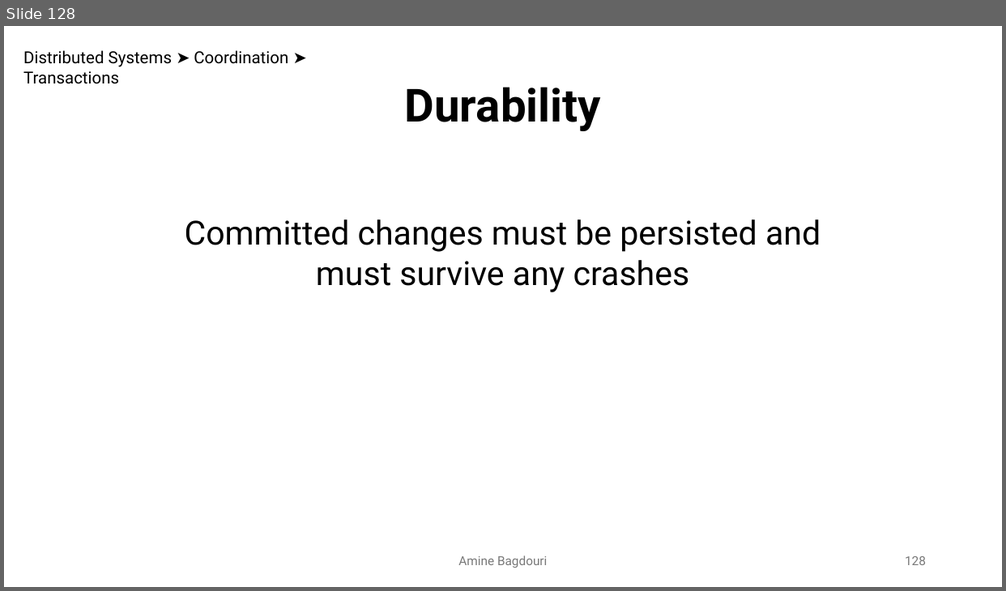
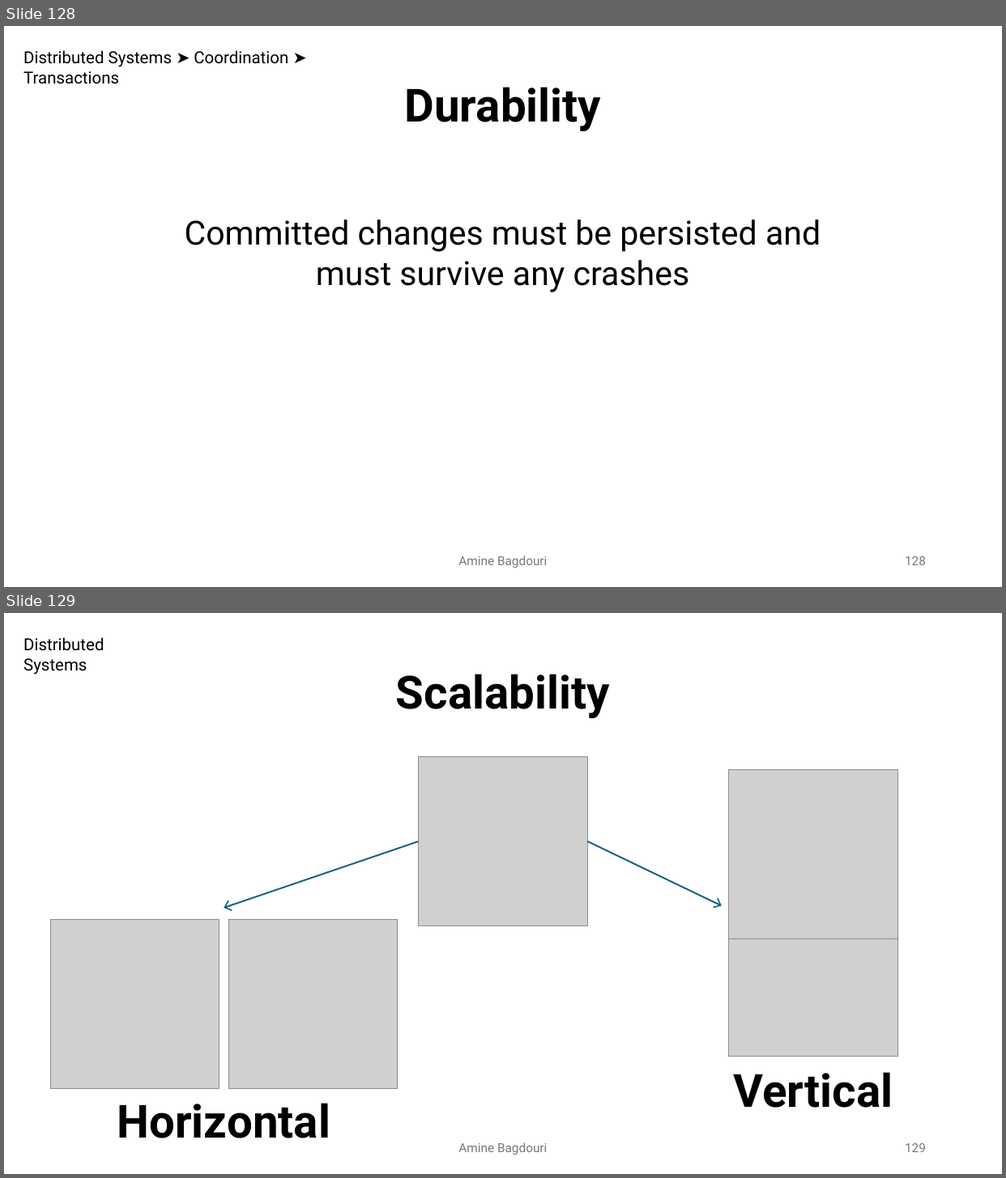
Before and after one commit to aminebag/distributed_systems, a slide deck: distributed_architectures.pptx. Shown one above the other, each under a label of ours: slide 128 before the commit, slides 128 and 129 after it. The pictures are 1006x591 and 1006x1178 pixels, drawn with LibreOffice and Linux fonts; fonts in the diff are those of the drawing; grey boxes stand for pictures. Boxes give left, top, right and bottom in pixels: in the first picture for what was removed or moved away, otherwise in the second. Text is boxed around its words. In the diff, an @@ line names an element or a change of style, - is before the commit and + after.

```diff
--- a/distributed_architectures.pptx
+++ b/distributed_architectures.pptx
@@ slide 129 added at <box>4,613,1002,1174</box>, background #FFFFFF @@
@@ text added at <box>23,637,104,675</box>, 16 pt, text #000000 @@
+Distributed Systems
@@ text added at <box>396,674,610,718</box>, 44 pt, text #000000, bold @@
+Scalability
@@ picture added at <box>419,756,588,926</box> @@
@@ picture added at <box>729,769,898,939</box> @@
@@ arrow added from (419, 841) to (224, 908), #156082 1.5 pt @@
@@ arrow added from (588, 841) to (722, 905), #156082 1.5 pt @@
@@ picture added at <box>729,888,898,1057</box> @@
@@ picture added at <box>50,919,219,1088</box> @@
@@ picture added at <box>228,919,398,1088</box> @@
@@ text added at <box>734,1072,893,1108</box>, 44 pt, text #000000, bold @@
+Vertical
@@ text added at <box>117,1103,330,1139</box>, 44 pt, text #000000, bold @@
+Horizontal
@@ text added at <box>458,1143,547,1155</box>, 12 pt, text #797979 @@
+Amine Bagdouri
@@ page number added at <box>905,1144,926,1152</box>, 12 pt, text #797979 @@
+129
```
Also in this commit, not shown: 17 other slides added.
